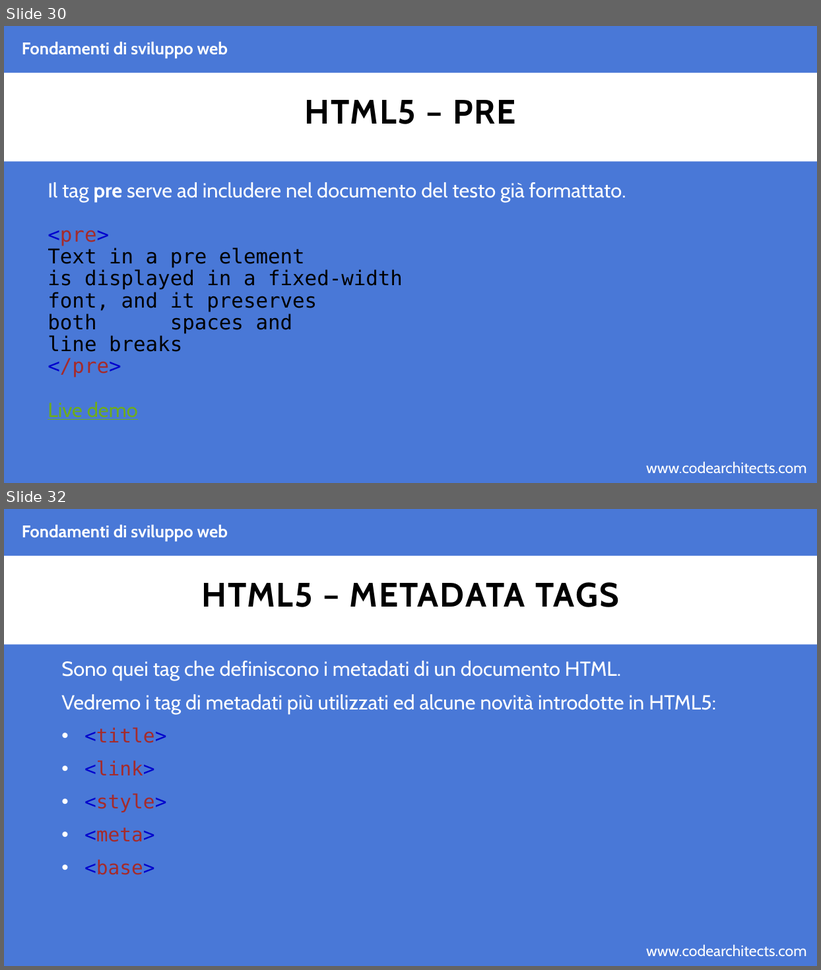
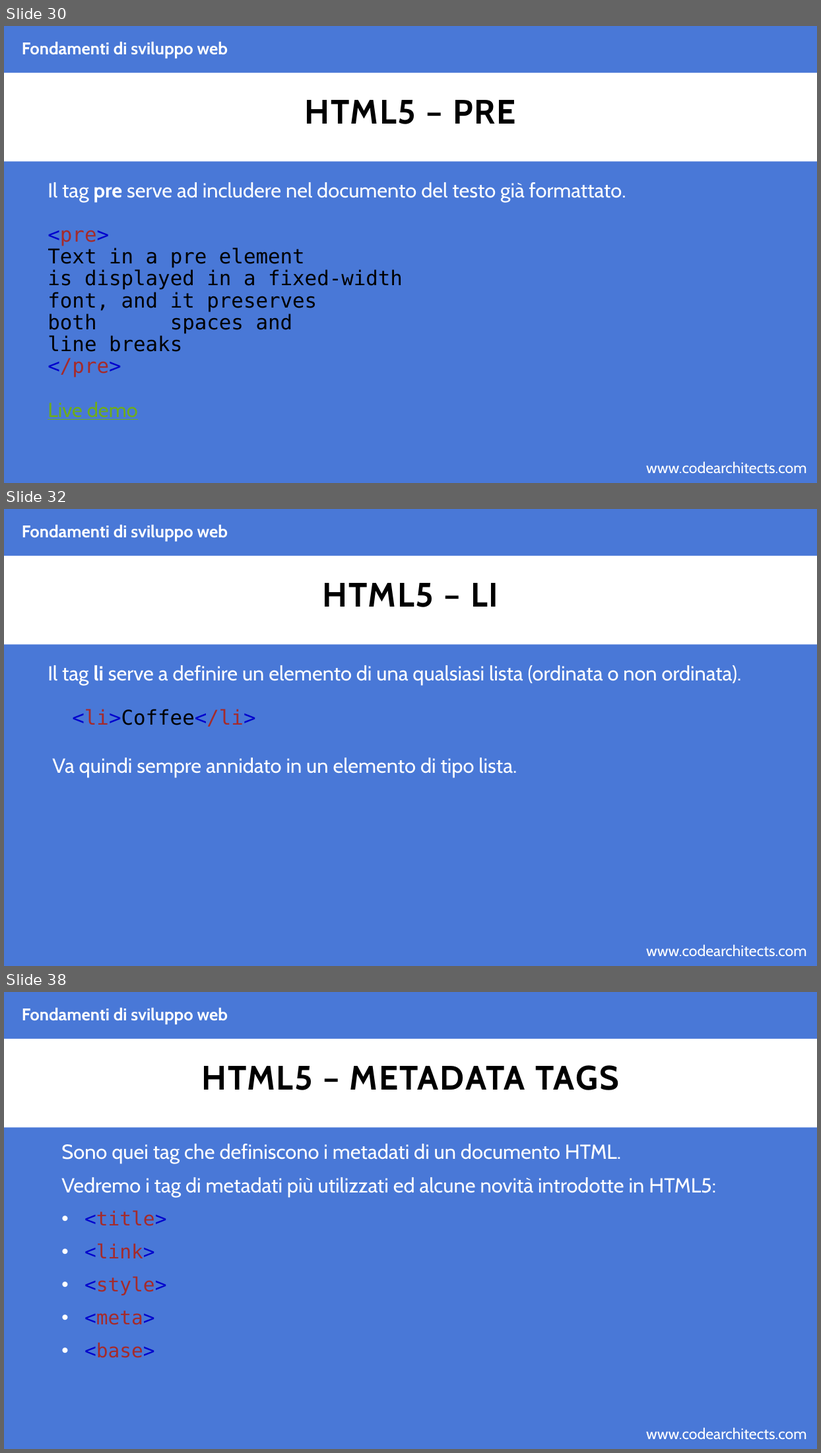
Before and after one commit to CodeArchitectsTraining/fondamenti-sviluppo-web-29052018, a slide deck: slides/html.pptx. Shown one above the other, each under a label of ours: slides 30 and 32 before the commit, slides 30, 32 and 38 after it; the slides between them are not shown. The pictures are 821x970 and 821x1453 pixels, drawn with LibreOffice and Linux fonts; fonts in the diff are those of the drawing; background and template pictures are left out. Boxes give left, top, right and bottom in pixels: in the first picture for what was removed or moved away, otherwise in the second. Text is boxed around its words. In the diff, an @@ line names an element or a change of style, - is before the commit and + after.

Commit message:
adding html slides

```diff
--- a/slides/html.pptx
+++ b/slides/html.pptx
@@ slide 32 added at box(4, 509, 817, 966), background #4978D7; not listed: 2 template elements that a slide beside it also shows @@
@@ text added at box(22, 524, 228, 541), 20 pt, text #FFFFFF, bold @@
+Fondamenti di sviluppo web
@@ title added at box(323, 583, 498, 607), 40 pt, text #000000, bold @@
+HTML5 – LI
@@ text added at box(48, 665, 742, 727), 24 pt, text #FFFFFF @@
+Il tag li serve a definire un elemento di una qualsiasi lista (ordinata o non ordinata).
+<li>Coffee</li>
@@ text added at box(52, 758, 517, 777), 24 pt, text #FFFFFF @@
+Va quindi sempre annidato in un elemento di tipo lista.
@@ what was slide 32 is now slide 38 @@
```
Also in this commit, not shown: 1 slide changed, 5 other slides added, 1 other file.
